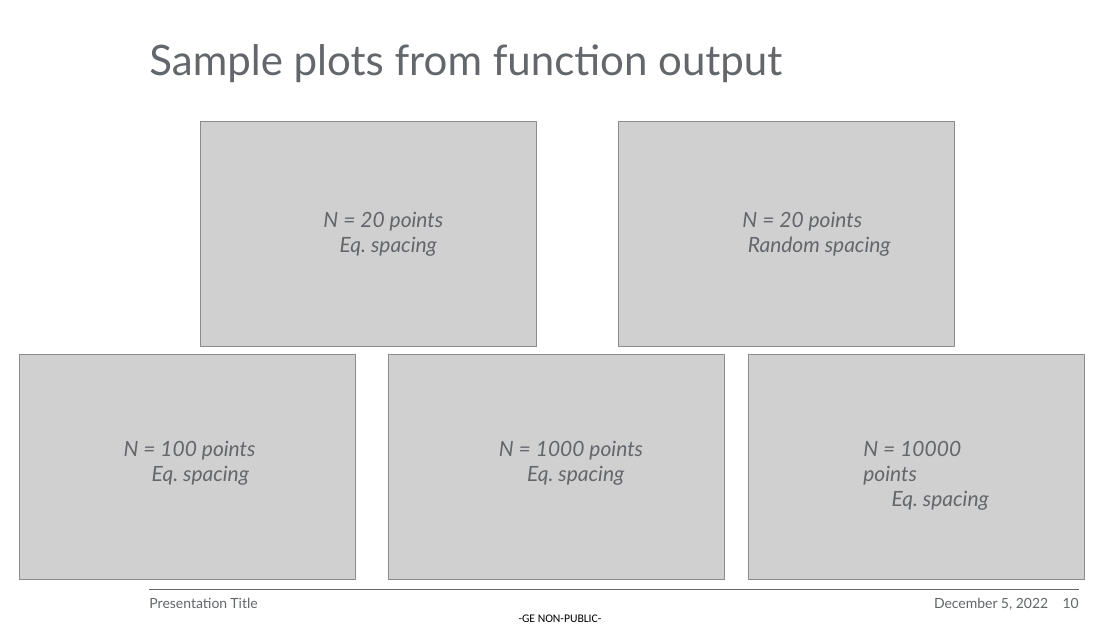
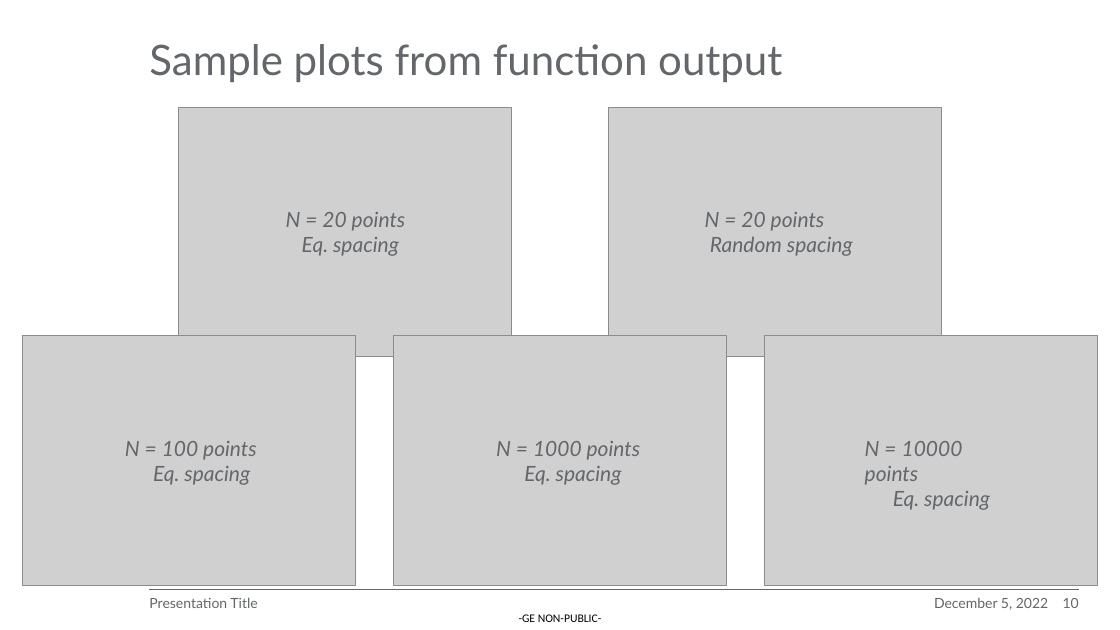
Before and after one commit to EEDP-2022-A/A-Course_Software_Homework_2022, a slide deck: slide 10 of Sprint Review PPT.pptx. Drawn at 1120x630 pixels with LibreOffice and Linux fonts; fonts in the diff are those of the drawing; grey boxes stand for pictures; background and template pictures are left out. Boxes give left, top, right and bottom in pixels: in the first picture for what was removed or moved away, otherwise in the second. Text is boxed around its words. In the diff, an @@ line names an element or a change of style, - is before the commit and + after.

```diff
--- a/Sprint Review PPT.pptx
+++ b/Sprint Review PPT.pptx
@@ picture resized from (x1=201, y1=122, x2=537, y2=347) to (x1=178, y1=107, x2=511, y2=356) @@
@@ picture resized from (x1=619, y1=121, x2=955, y2=346) to (x1=609, y1=107, x2=942, y2=356) @@
@@ text "N = 20 points" moved from (x1=323, y1=212, x2=444, y2=256) to (x1=286, y1=212, x2=406, y2=256) @@
@@ text "N = 20 points" moved from (x1=742, y1=212, x2=891, y2=256) to (x1=705, y1=212, x2=853, y2=256) @@
@@ picture resized from (x1=19, y1=355, x2=355, y2=580) to (x1=23, y1=336, x2=355, y2=586) @@
@@ picture resized from (x1=388, y1=355, x2=724, y2=580) to (x1=394, y1=336, x2=727, y2=586) @@
@@ picture resized from (x1=749, y1=355, x2=1085, y2=580) to (x1=765, y1=336, x2=1097, y2=586) @@
```
Also in this commit, not shown: 1 other file.
